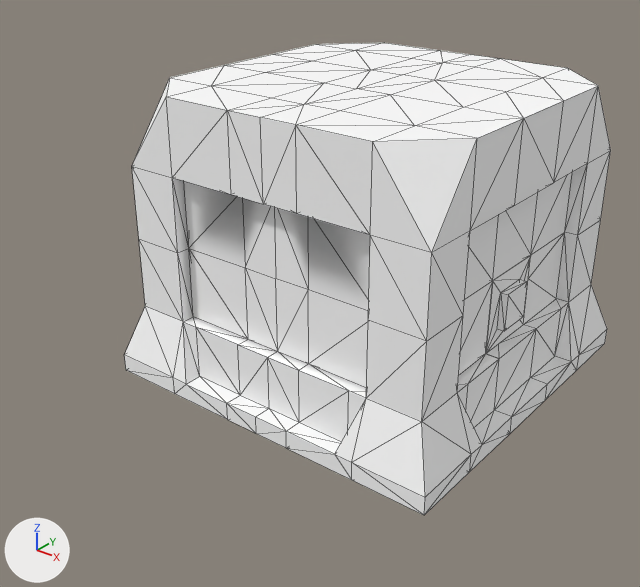
Before and after pictures for a commit that changed the OBJ model src/main/resources/assets/allomancy/models/block/metal_extractor.obj.
Rendered twice from a 50 mm lens placed at (8.95, -6.78, 6.48), pointed at (2.33, 1.49, 1.35). Lighting does not change. The marker at lower left points along +X, +Y and +Z. Mesh edges are drawn as thin lines. Where no turn or scale is listed for an object, it has been applied to the vertices. Vertices at the same position are counted once.

Objects in the first picture: 'metal_extractor'.
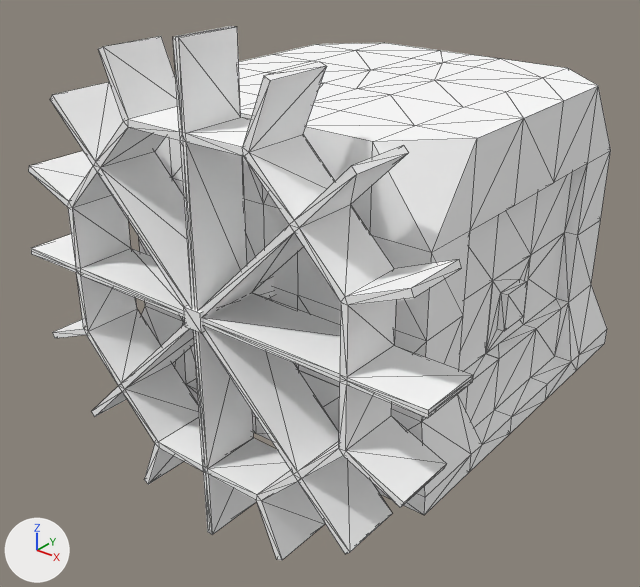
Where the change shows, as pixel boxes [x1, y1, x2, y2] in the pictures (640 x 587 px):
'metal_extractor', reshaped (19% wider, 13% taller): before [124, 43, 611, 515]; after [29, 26, 611, 560]
part 1 of me_metal_extractor, added: after [184, 276, 274, 333]
part 2 of me_metal_extractor, added: after [29, 26, 473, 560]
part 3 of me_metal_extractor, cut back: before [172, 178, 370, 398]; after [172, 178, 341, 387]

The change, as a list of edits to the scene's bpy script:
```text
Add mat_wood:
    mat_wood = principled_material('wood')
    mat_wood.base_color = (1.0, 1.0, 1.0)  # white #ffffff
    mat_wood.roughness = 1.0
Change me_metal_extractor:
    used by ob_metal_extractor; location = (0.0, 0.0, 0.0)
    remove me_metal_extractor.from_pydata(...)  # 534 vertices, 1114 faces; spans x 0.0..5.0, y 0.0..5.0, z 0.0..4.0
    add me_metal_extractor.from_pydata(...)  # 760 vertices, 1572 faces; spans x -0.5..5.5, y -0.94..5.0, z -1.0..5.0
    me_metal_extractor part 1: a new loose piece, a box spanning x 2.38..2.62, y -0.94..0.66, z 1.88..2.12, in mat_wood (white #ffffff)
    me_metal_extractor part 2: a new loose piece of 242 vertices spanning x -0.5..5.5, y -0.9..-0.1, z -1.0..5.0, in mat_wood (white #ffffff)
    me_metal_extractor part 3
    30 vertices are removed from x 1.0..4.0, y 0.44..0.56, z 1.0..3.0
    106 faces are deleted
    6 new vertices lie (0.0, 0.0, 1.0) away from vertices in x 2.0..3.0, y 0.25..0.75, z 1.0
    32 new faces join them, mat_frame (white #ffffff)
    add me_metal_extractor.materials.append(mat_wood)  # white #ffffff
```
